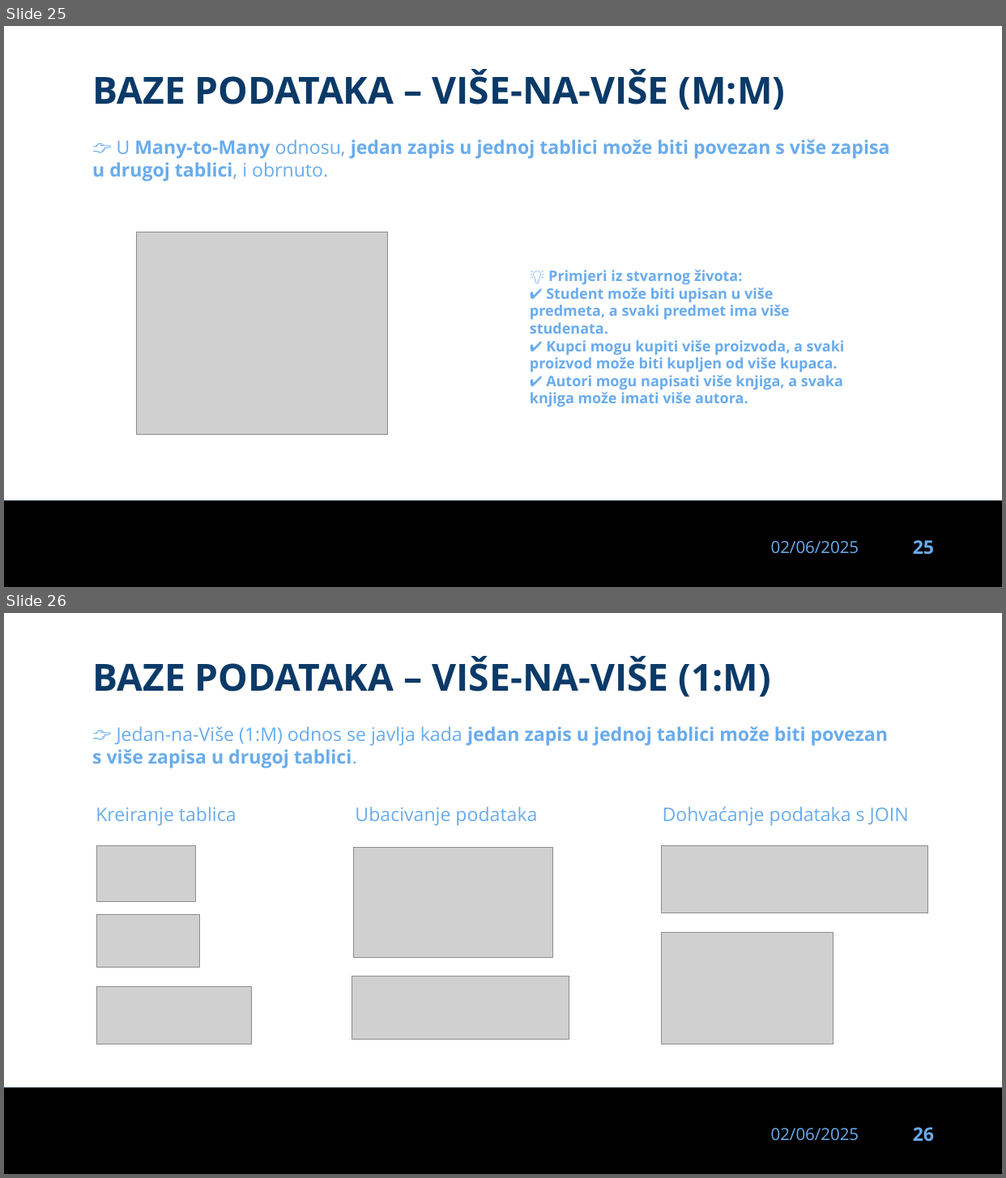
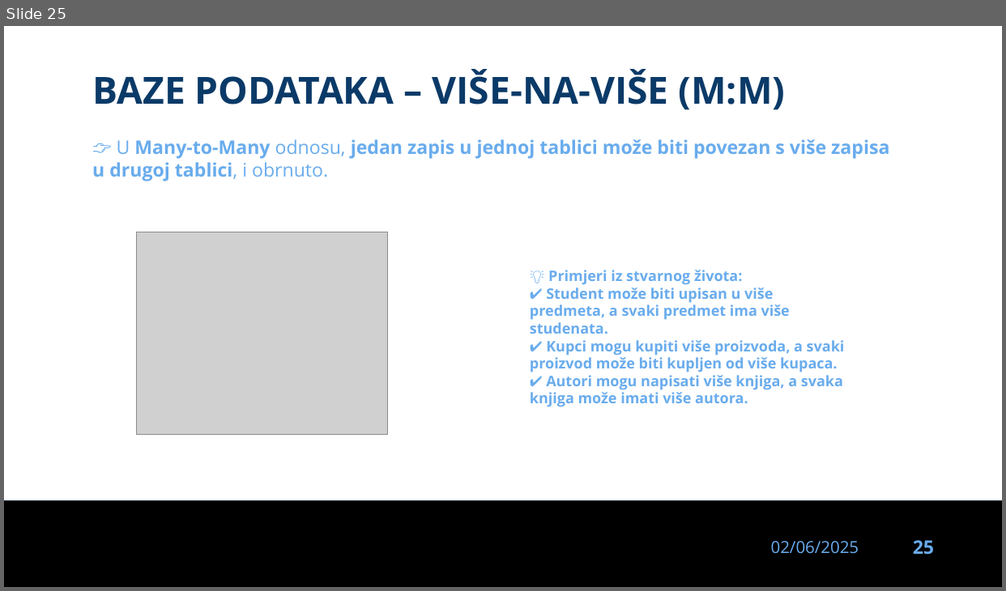
Before and after one commit to dinoDuvnjak/CTK, a slide deck: Bootcamp/DB-uvod/DB-uvod.pptx. Shown one above the other, each under a label of ours: slides 25 and 26 before the commit, slide 25 after it. The pictures are 1006x1178 and 1006x591 pixels, drawn with LibreOffice and Linux fonts; fonts in the diff are those of the drawing; grey boxes stand for pictures; background and template pictures are left out. Boxes give left, top, right and bottom in pixels: in the first picture for what was removed or moved away, otherwise in the second. Text is boxed around its words. In the diff, an @@ line names an element or a change of style, - is before the commit and + after.

```diff
--- a/Bootcamp/DB-uvod/DB-uvod.pptx
+++ b/Bootcamp/DB-uvod/DB-uvod.pptx
@@ slide 26 removed at (4,613,1002,1174), background #FFFFFF; not listed: 3 template elements that a slide beside it also shows @@
@@ text removed at (92,656,771,697) @@
-BAZE PODATAKA – VIŠE-NA-VIŠE (1:M)
@@ text removed at (92,726,888,769) @@
-👉 Jedan-na-Više (1:M) odnos se javlja kada jedan zapis u jednoj tablici može biti povezan s više zapisa u drugoj tablici.
@@ text removed at (96,807,236,826) @@
-Kreiranje tablica
@@ text removed at (355,807,537,826) @@
-Ubacivanje podataka
@@ text removed at (663,807,909,826) @@
-Dohvaćanje podataka s JOIN
@@ picture removed at (97,845,195,901) @@
@@ picture removed at (354,847,552,958) @@
@@ picture removed at (661,845,928,914) @@
@@ picture removed at (97,914,199,968) @@
@@ picture removed at (661,933,833,1044) @@
@@ picture removed at (351,976,569,1040) @@
@@ picture removed at (97,987,251,1044) @@
```
Also in this commit, not shown: 2 slides changed, 7 other files.
